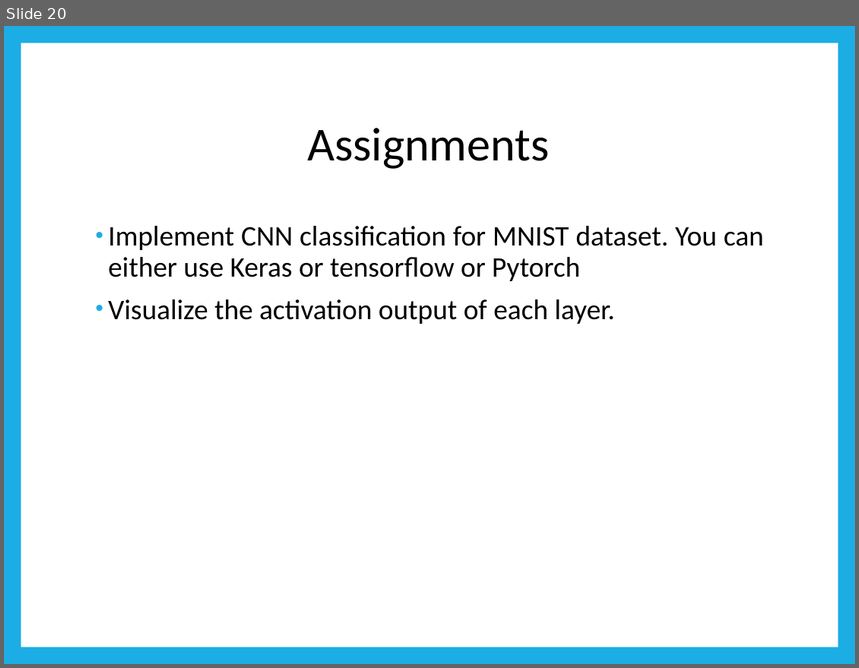
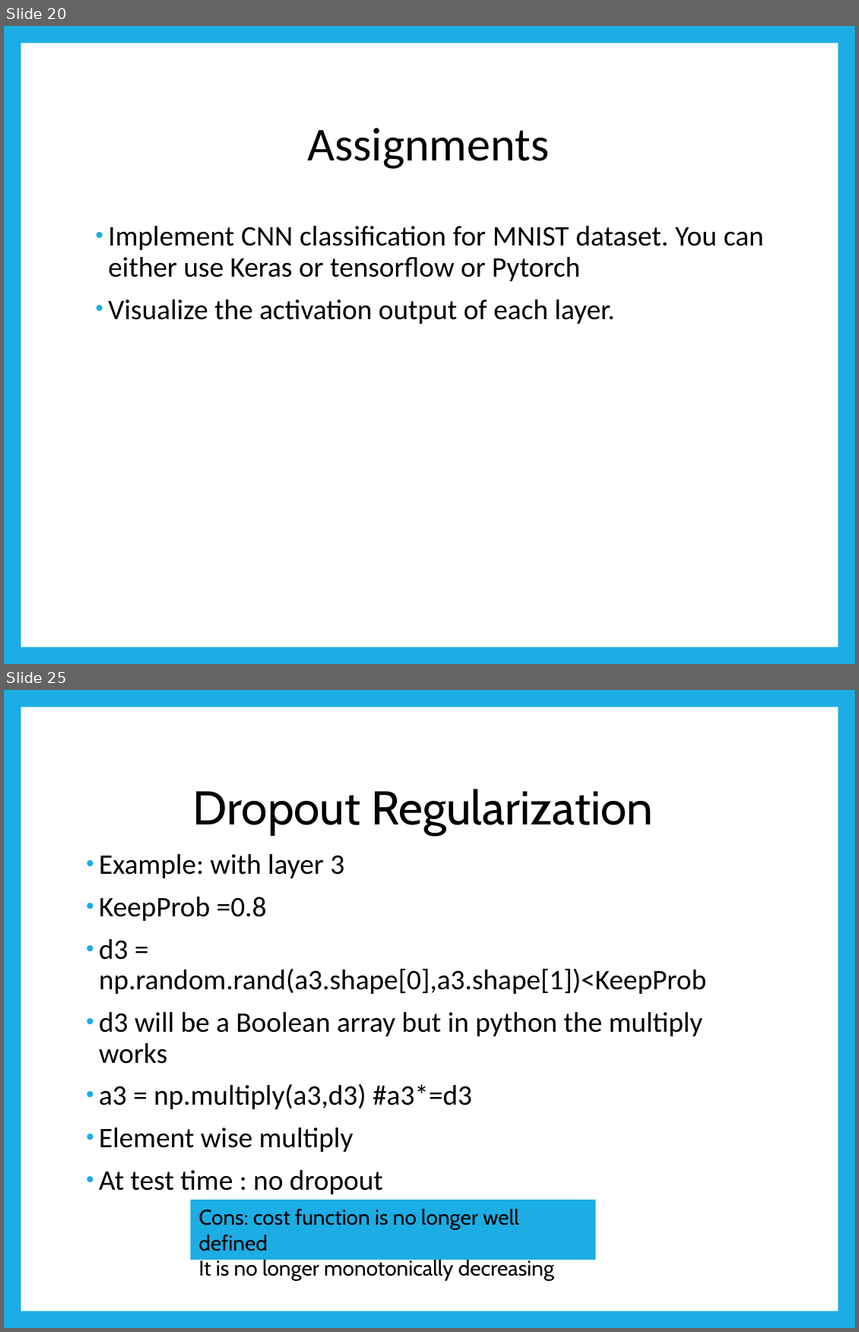
Before and after one commit to naotofukunaga/Intro-Deep-Learning, a slide deck: DeepLearning.pptx. Shown one above the other, each under a label of ours: slide 20 before the commit, slides 20 and 25 after it; the slides between them are not shown. The pictures are 859x668 and 859x1332 pixels, drawn with LibreOffice and Linux fonts; fonts in the diff are those of the drawing. Boxes give left, top, right and bottom in pixels: in the first picture for what was removed or moved away, otherwise in the second. Text is boxed around its words. In the diff, an @@ line names an element or a change of style, - is before the commit and + after.

Commit message:
updated PPT

```diff
--- a/DeepLearning.pptx
+++ b/DeepLearning.pptx
@@ slide 25 added at (4,690,855,1328), background #1CADE4; not listed: 1 template element that a slide beside it also shows @@
@@ title added at (193,789,653,836), 40 pt, text #000000 @@
+Dropout Regularization
@@ text added at (99,854,707,1195), 24 pt, text #000000 @@
+• Example: with layer 3
+• KeepProb =0.8
+• d3 = np.random.rand(a3.shape[0],a3.shape[1])<KeepProb
+• d3 will be a Boolean array but in python the multiply works
+• a3 = np.multiply(a3,d3) #a3*=d3
+• Element wise multiply
+• At test time : no dropout
@@ rectangle added at (190,1200,595,1260), fill #1CADE4, 18 pt, text #000000 @@
+Cons: cost function is no longer well defined
+It is no longer monotonically decreasing
```
Also in this commit, not shown: 9 other slides added, 1 other file.
